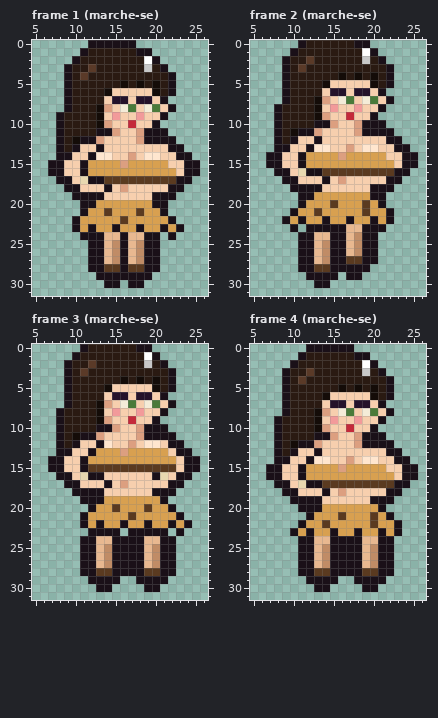
Edited in one commit: pixel-art file (art/plaisirs/plaisirs-feu-chasseresse.aseprite). Above, as it was before the edit.
32x32 pixels, 12 frames. Shown: frame 1 (marche-se): x 5..26, y 0..31; frame 2 (marche-se): x 5..26, y 0..31; frame 3 (marche-se): x 5..26, y 0..31; frame 4 (marche-se): x 5..26, y 0..31. The commit also changed other frames, which this record leaves out.
And afterwards:
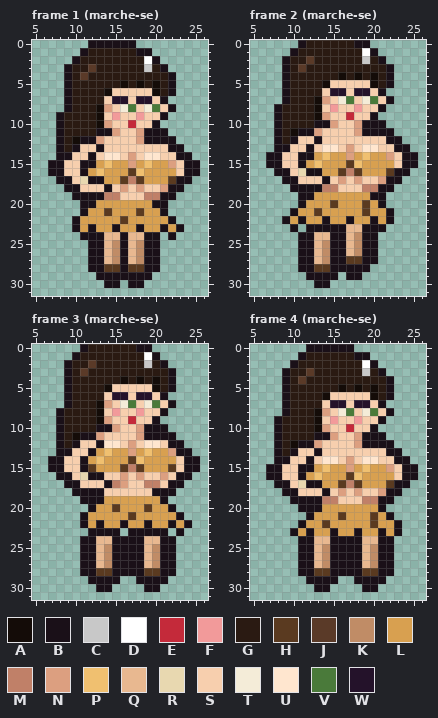
Palette (. is transparent): A #140c08  B #1a1018  C #c8c8c8  D #ffffff  E #c42a3a  F #f29a9a  G #2a1a12  H #5a3a20  J #5a3a28  K #c08c66  L #d8a050  M #c08068  N #dc9f80  P #f0c070  Q #e8b890  R #e8d8b0  S #f7cfae  T #f4ecd8  U #ffe6cf  V #4a7a3a  W #24122a
Changes in this commit:
--- frame 1 (marche-se)
@@ x 10..24 @@
 13 BSSBSSSSSSSSBB.
-14 SSBUUSSNSUUSSBB
-15 SBLLLLNLLLLLSSB
-16 SBLLLLLLLLLLLSB
-17 SRBBHHHHHHHHHBB
-18 BSSSBSNSSSSSBB.
-19 BBBBSSSSSSBBB..
+14 SSBSUUSNSUUSSBB
+15 SBBLPLLNLPLLNSB
+16 SBLPLLLHPLLLLSB
+17 SRBBLLHMHLLLHBB
+18 BSSSBSNSNSSNBB.
+19 BBBBMMSSSMMBB..
 20 .BBLLLLLLLBB...
--- frame 2 (marche-se)
@@ x 10..24 @@
 12 BSSBSSSSSSSSBB.
-13 SSBUUSSNSUUSSBB
-14 SBLLLLNLLLLLSSB
-15 SBLLLLLLLLLLLSB
-16 SRBBHHHHHHHHHBB
-17 BSSSBSNSSSSSBB.
-18 BBBBSSSSSSBBB..
+13 SSBSUUSNSUUSSBB
+14 SBBLPLLNLPLLNSB
+15 SBLPLLLHPLLLLSB
+16 SRBBLLHMHLLLHBB
+17 BSSSBSNSNSSNBB.
+18 BBBBMMSSSMMBB..
 19 .BBLLLLLLLBB...
--- frame 3 (marche-se)
@@ x 11..24 @@
 11 BBNSSSSNBBBB..
-12 SSBUSSNSUUSBB.
-13 SBLLLNLLLLLSBB
-14 BLLLLLLLLLLLSB
-15 BHHHHHHHHHHHSB
-16 RBBSSSSSSBRSBB
-17 SSSBSNSSSSSBB.
+12 SSBUUSNSUUSBB.
+13 SBLPLLNLPLLNBB
+14 BLPLLLHPLLLLSB
+15 BHLLLHMHLLLHSB
+16 RBBSSNSNSSNSBB
+17 SSSBMNSSMMSBB.
 18 BBBSSSSSSBBB..
--- frame 4 (marche-se)
@@ x 10..24 @@
 13 BSSBSSSSSSSSBB.
-14 SSBUUSSNSUUSSBB
-15 SBLLLLNLLLLLSSB
-16 SBLLLLLLLLLLLSB
-17 SRBBHHHHHHHHHBB
-18 BSSSBSNSSSSSBB.
-19 BBBBSSSSSSBBB..
+14 SSBSUUSNSUUSSBB
+15 SBBLPLLNLPLLNSB
+16 SBLPLLLHPLLLLSB
+17 SRBBLLHMHLLLHBB
+18 BSSSBSNSNSSNBB.
+19 BBBBMMSSSMMBB..
 20 .BBBLLLLLLLB...
Changed places in both pictures, as pixel boxes (x1, y1, x2, y2):
changed: (88, 152, 176, 200)
changed: (306, 144, 394, 192)
changed: (96, 440, 176, 488)
changed: (306, 456, 394, 504)
